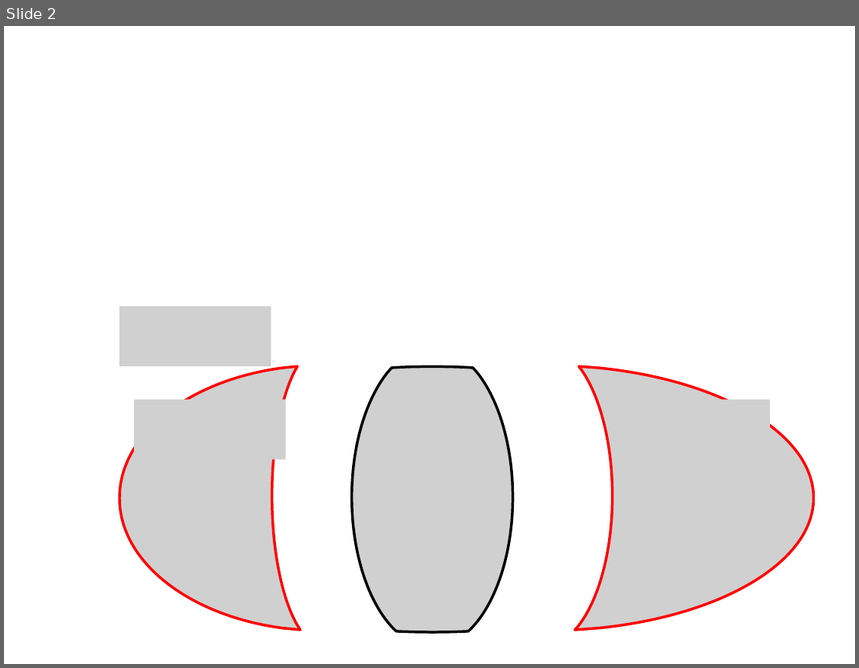
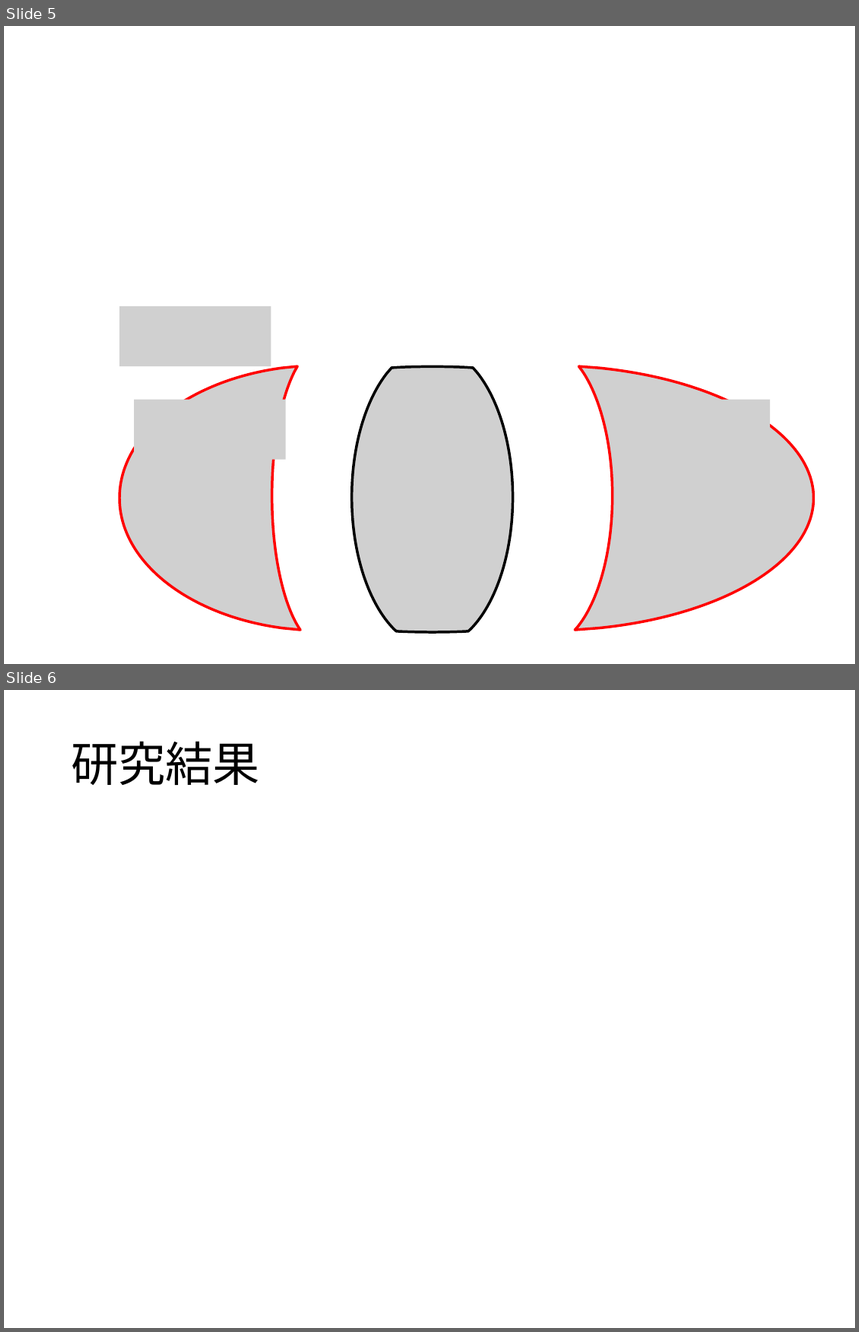
Before and after one commit to ssmr0410/share, a slide deck: slide/mizutani_pre.pptx. Shown one above the other, each under a label of ours: slide 2 before the commit, slides 5 and 6 after it. The pictures are 859x668 and 859x1332 pixels, drawn with LibreOffice and Linux fonts; fonts in the diff are those of the drawing; grey boxes stand for pictures. Boxes give left, top, right and bottom in pixels: in the first picture for what was removed or moved away, otherwise in the second. Text is boxed around its words. In the diff, an @@ line names an element or a change of style, - is before the commit and + after.

```diff
--- a/slide/mizutani_pre.pptx
+++ b/slide/mizutani_pre.pptx
@@ slide 6 added at (4, 690, 855, 1328), background #FFFFFF @@
@@ title added at (71, 741, 260, 785), 40 pt, text #000000 @@
+研究結果
@@ what was slide 2 is now slide 5 @@
```
Also in this commit, not shown: 8 slides changed, 5 other slides added, 5 slides removed, 1 other file.
